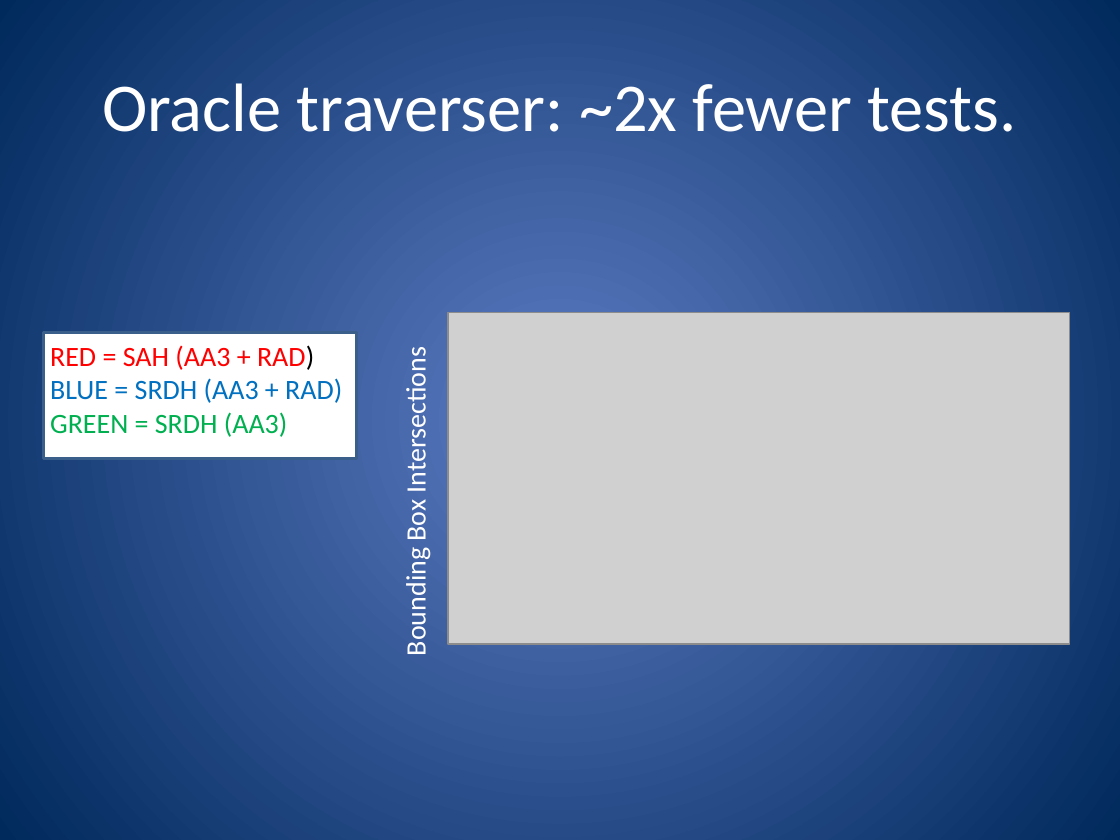
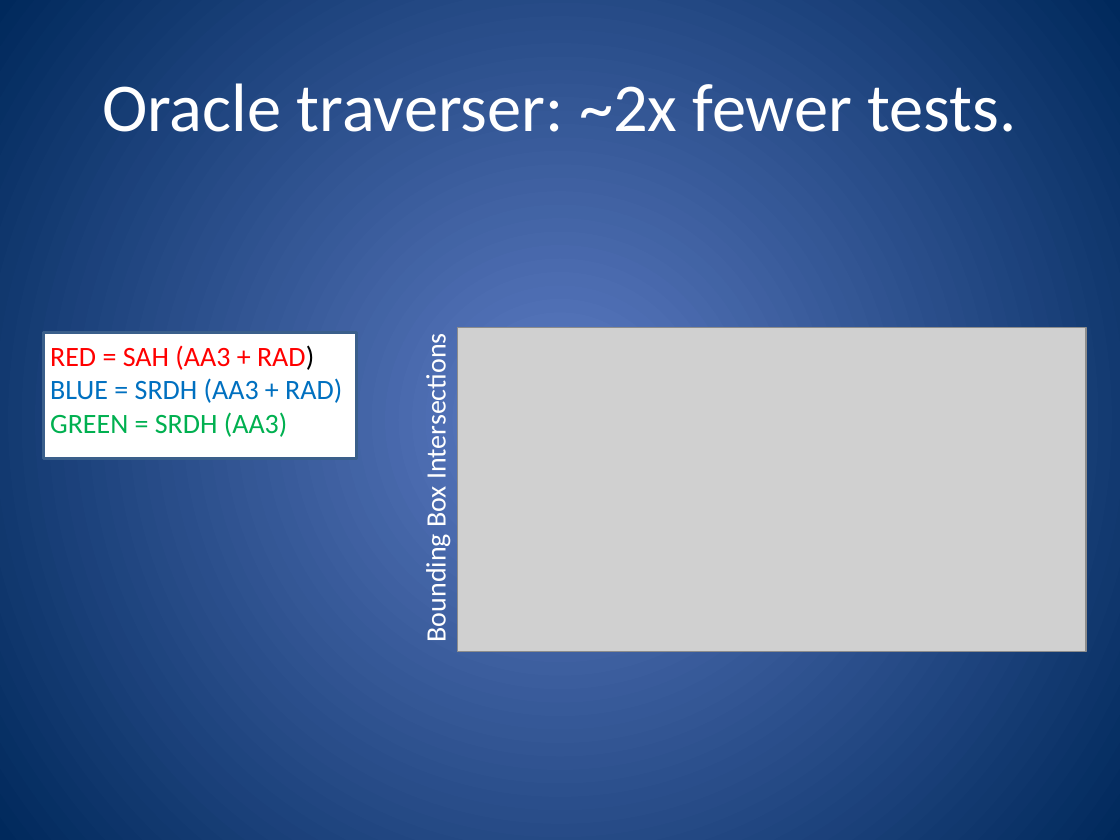
Before and after one commit to nfeltman/RayView, a slide deck: slide 39 of documentation/GroupMeetingPresentation.pptx (slide 37 before the commit). Drawn at 1120x840 pixels with LibreOffice and Linux fonts; fonts in the diff are those of the drawing; grey boxes stand for pictures. Boxes give left, top, right and bottom in pixels: in the first picture for what was removed or moved away, otherwise in the second. Text is boxed around its words. In the diff, an @@ line names an element or a change of style, - is before the commit and + after.

```diff
--- a/documentation/GroupMeetingPresentation.pptx
+++ b/documentation/GroupMeetingPresentation.pptx
@@ text "Bounding Box Intersections": place and size @@
-text "Bounding Box Intersections" at [399,361,433,653]
+text "Bounding Box Intersections" at [419,347,453,639]
@@ picture: place and size @@
-picture at [448,312,1070,644]
+picture at [457,327,1085,652]
```
Also in this commit, not shown: 10 other slides changed, 7 slides added, 3 slides removed.
